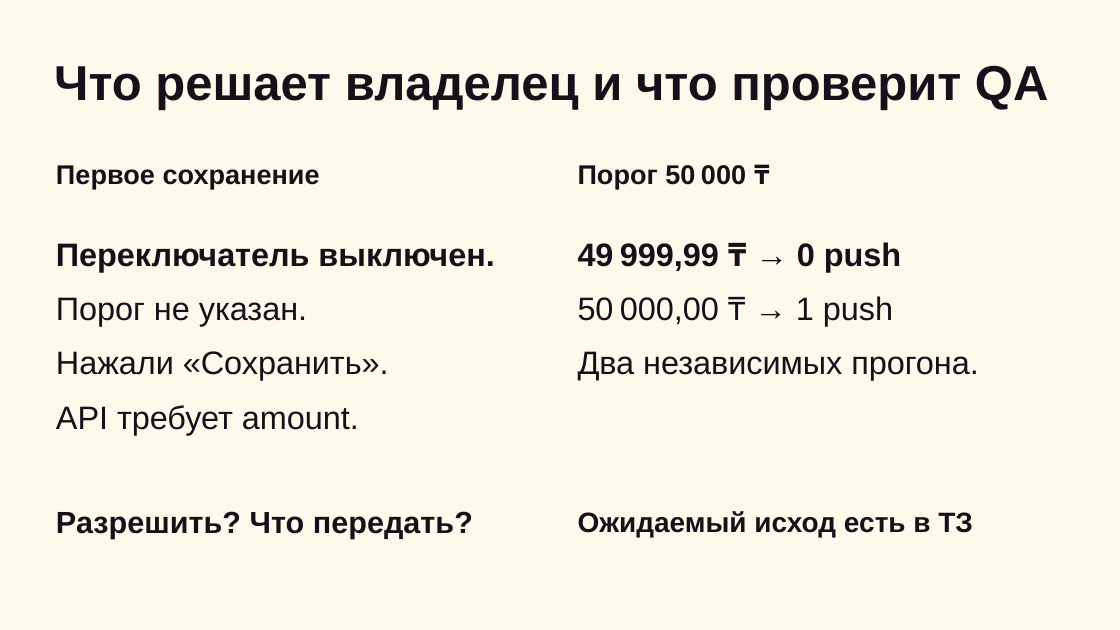
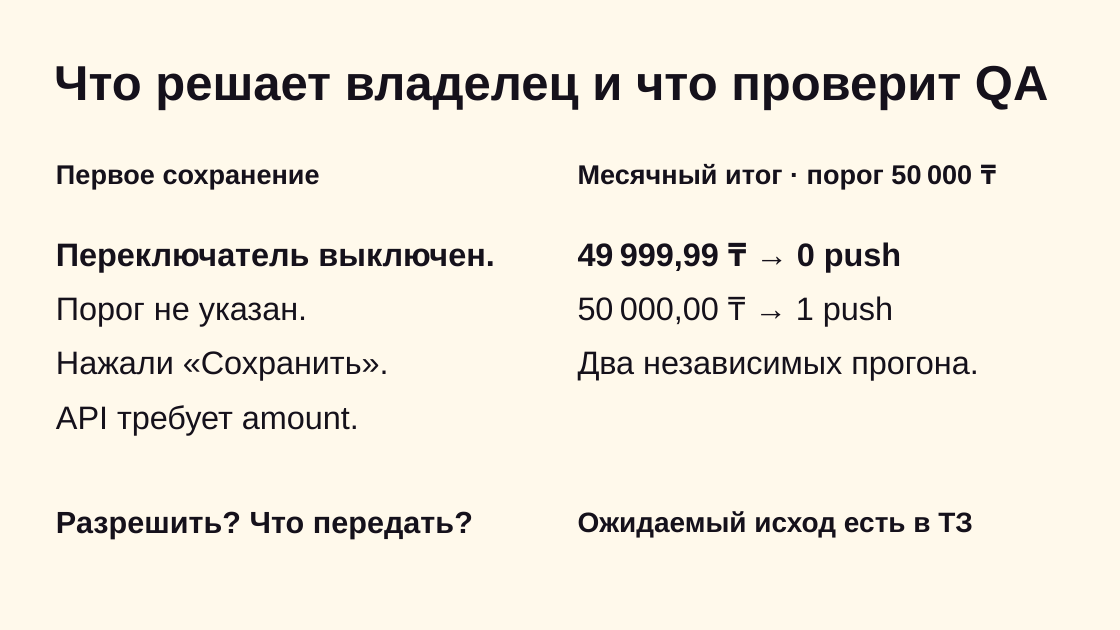
Before and after one commit to gojosatorukz/bcc-requirements-reviewer, a slide deck: slide 2 of presentation/bcc-pitch.pptx. Drawn at 1120x630 pixels with LibreOffice and Linux fonts; fonts in the diff are those of the drawing. Boxes give left, top, right and bottom in pixels: in the first picture for what was removed or moved away, otherwise in the second. Text is boxed around its words. In the diff, an @@ line names an element or a change of style, - is before the commit and + after.

```diff
--- a/presentation/bcc-pitch.pptx
+++ b/presentation/bcc-pitch.pptx
@@ text at (x1=578, y1=164, x2=972, y2=190): text changed @@
-Порог 50 000 ₸
+Месячный итог · порог 50 000 ₸
```
Also in this commit, not shown: 3 other slides changed.
